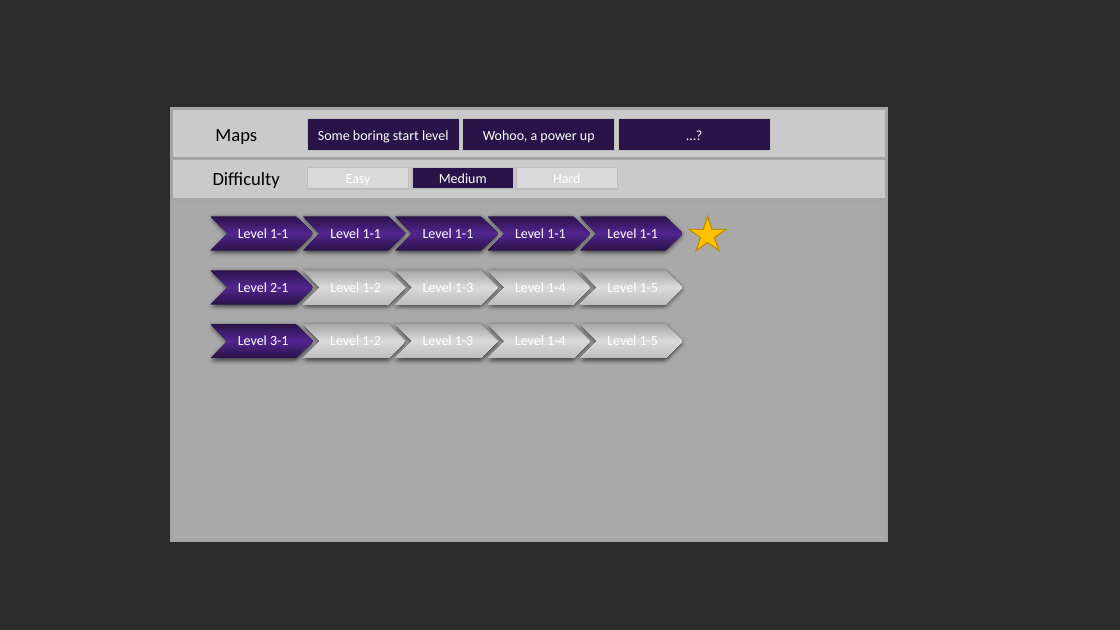
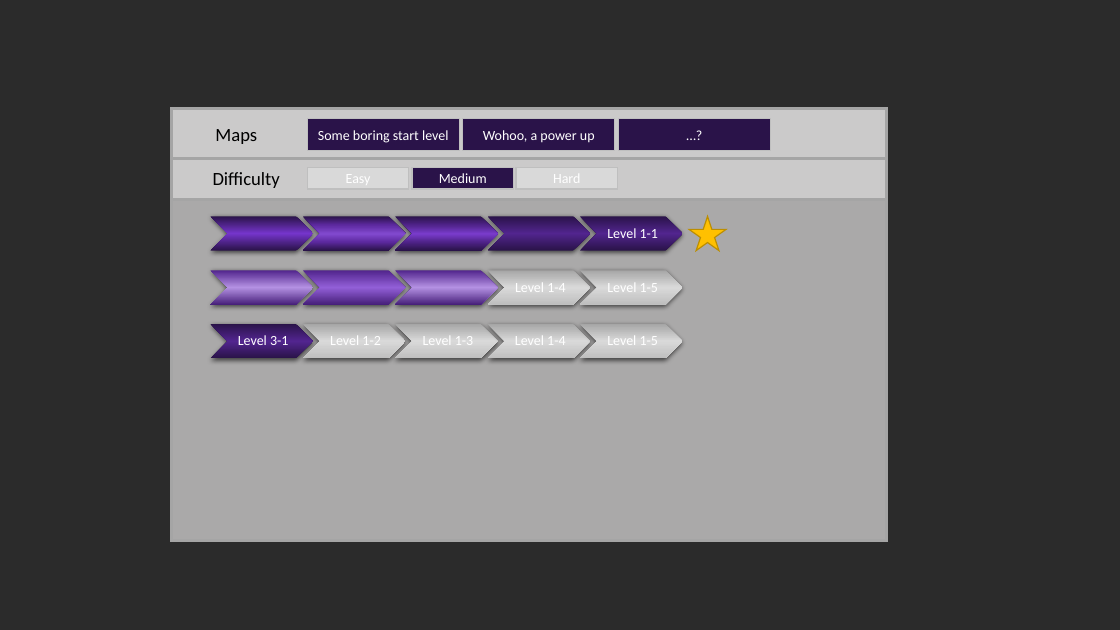
Before and after one commit to XoetziX/BlockRace, a slide deck: slide 11 of Levelwahl+Fortschritt.pptx. Drawn at 1120x630 pixels with LibreOffice and Linux fonts; fonts in the diff are those of the drawing; background and template pictures are left out; a plain dark background stands for a picture behind light text. Boxes give left, top, right and bottom in pixels: in the first picture for what was removed or moved away, otherwise in the second. Text is boxed around its words. In the diff, an @@ line names an element or a change of style, - is before the commit and + after.

Commit message:
3d lvl passed effekt + all 5 main level

```diff
--- a/Levelwahl+Fortschritt.pptx
+++ b/Levelwahl+Fortschritt.pptx
@@ chevron at box(211, 217, 313, 251): fill gradient #2A1349 to #52258F to gradient #2A1349 to #7535CB @@
@@ chevron at box(303, 217, 406, 251): fill gradient #2A1349 to #52258F to gradient #2A1349 to #5C299F to #8249CF @@
@@ chevron at box(396, 217, 498, 251): fill gradient #2A1349 to #52258F to gradient #2A1349 to #4F2389 to #7A3CCC @@
@@ group removed at box(238, 228, 565, 238): 4 texts @@
-Level 1-1
-Level 1-1
-Level 1-1
-Level 1-1
@@ chevron at box(211, 271, 313, 305): fill gradient #2A1349 to #52258F to gradient #51248C to #B491E3 to #47207A @@
@@ text removed at box(238, 282, 288, 292) @@
-Level 2-1
@@ chevron at box(303, 271, 406, 305): fill gradient #A6A6A6 to #D9D9D9 to #BFBFBF to gradient #51248C to #925FD7 to #47207A @@
@@ text removed at box(330, 283, 381, 292) @@
-Level 1-2
@@ chevron at box(396, 271, 498, 305): fill gradient #A6A6A6 to #D9D9D9 to #BFBFBF to gradient #51248C to #B491E3 to #47207A @@
@@ text removed at box(423, 283, 473, 292) @@
-Level 1-3
```
Also in this commit, not shown: 8 other slides changed, 10 other files.
